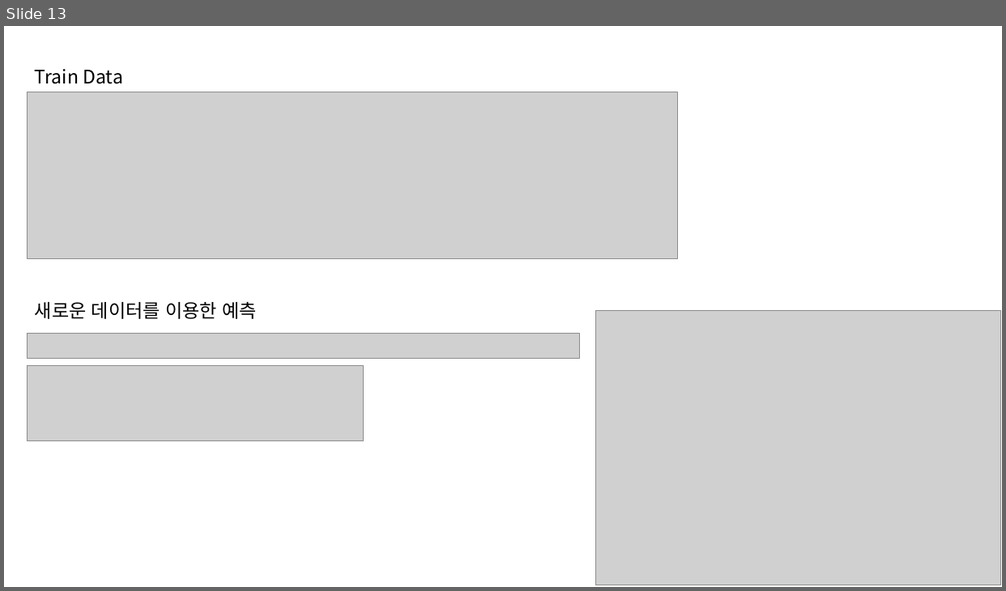
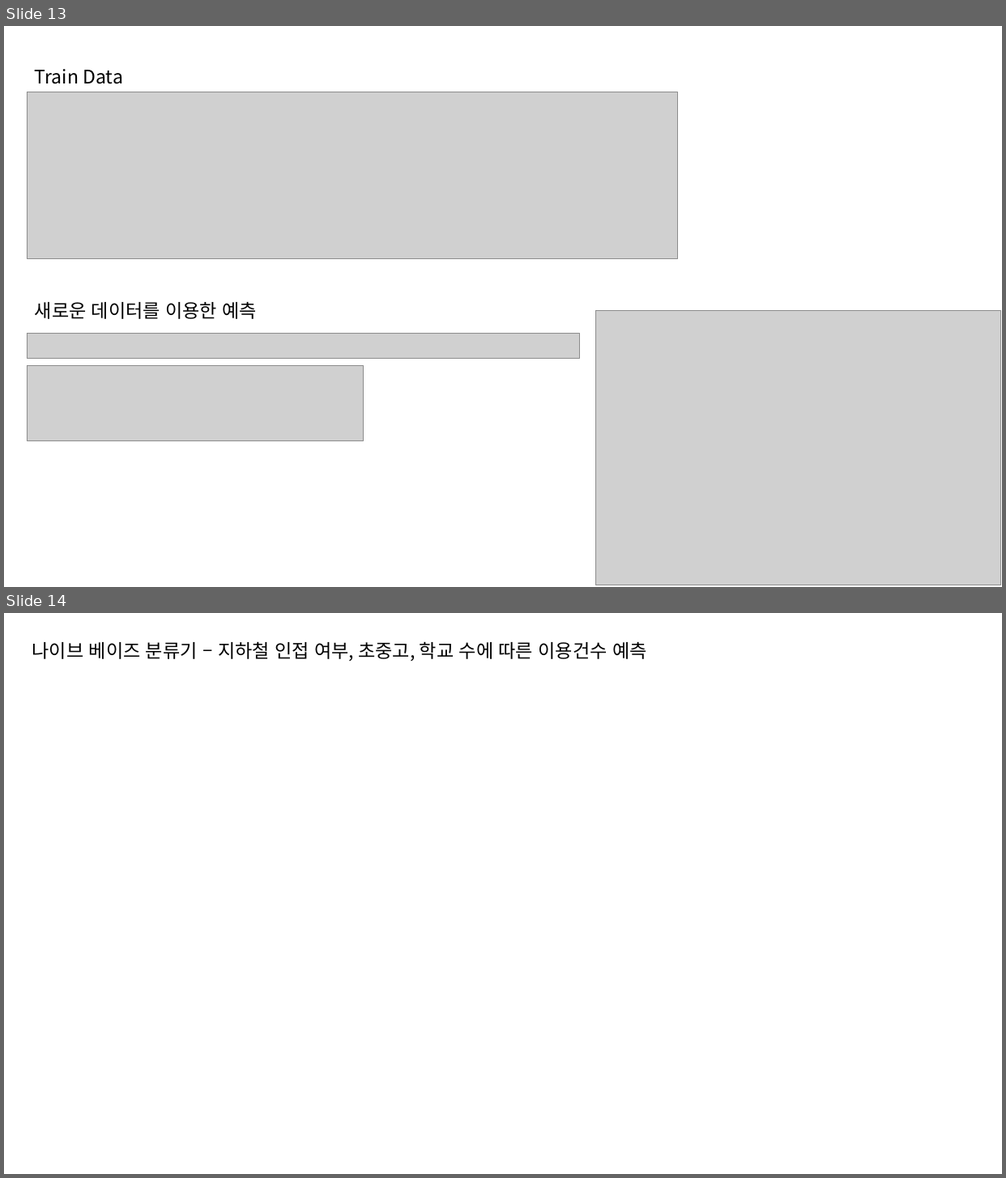
Before and after one commit to nyeoni/R-bike-analysis, a slide deck: FinalProject.pptx. Shown one above the other, each under a label of ours: slide 13 before the commit, slides 13 and 14 after it. The pictures are 1006x591 and 1006x1178 pixels, drawn with LibreOffice and Linux fonts; fonts in the diff are those of the drawing; grey boxes stand for pictures. Boxes give left, top, right and bottom in pixels: in the first picture for what was removed or moved away, otherwise in the second. Text is boxed around its words. In the diff, an @@ line names an element or a change of style, - is before the commit and + after.

```diff
--- a/FinalProject.pptx
+++ b/FinalProject.pptx
@@ slide 14 added at [4,613,1002,1174], background #FFFFFF @@
@@ text added at [32,641,647,661], 18 pt, text #000000 @@
+나이브 베이즈 분류기 – 지하철 인접 여부, 초중고, 학교 수에 따른 이용건수 예측
```
Also in this commit, not shown: 1 slide removed, 2 other files.
